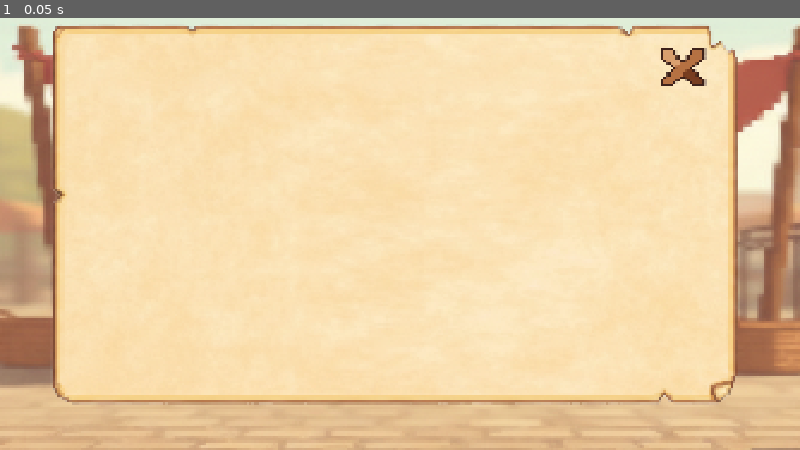
Above: before the commit, frame 1.
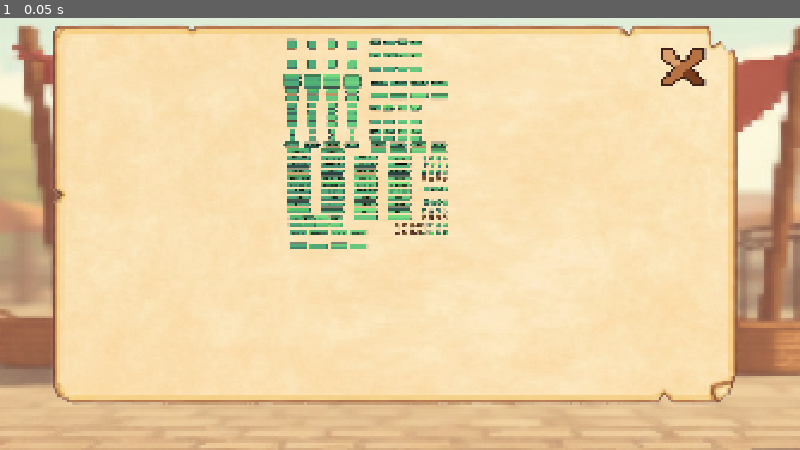
Above: after the commit, the same moment.

Repository: Tmkantichaaaa03/vmarket_game
Game: Godot game, scene res://vmarket_game/shipping_address.tscn
The game is run twice, just before and just after one commit, with the same random seed, the same clock (stepped at 60 frames per second) and the same inputs. This scene is started directly instead of the project's main scene.
Inputs:
- Up to frame 1 (0.05 s): no input

The runs differ from the first frame. In frame 1, 4.1% of the frame differs, in the area x 35-56%, y 4-54%.

Commit message:
บบบ

Diff:
--- a/vmarket_game/shipping_address.tscn
+++ b/vmarket_game/shipping_address.tscn
@@ -4,6 +4,7 @@
 [ext_resource type="Texture2D" uid="uid://dus1dus681mxo" path="res://vmarket_game/map/ของตกแต่ง/Gemini_Generated_Image_6bsbq26bsbq26bsb.png" id="2_7j2jn"]
 [ext_resource type="Texture2D" uid="uid://chb1i430on2fb" path="res://vmarket_game/image/Pokecut_1768163041145.png" id="2_qw60h"]
 [ext_resource type="Texture2D" uid="uid://b7rlciysfwuxd" path="res://vmarket_game/map/UI/Pokecut_1770020736309.png" id="4_7j2jn"]
+[ext_resource type="Texture2D" uid="uid://cipvuxe3o1kau" path="res://vmarket_game/map/UI/Buttons.png" id="5_lewu3"]
 
 [node name="Shipping_address" type="Control" unique_id=1622568055]
 layout_mode = 3
@@ -33,3 +34,7 @@
 position = Vector2(1691, 164)
 scale = Vector2(0.15, 0.13)
 texture = ExtResource("4_7j2jn")
+
+[node name="Buttons" type="Sprite2D" parent="." unique_id=1918726793]
+position = Vector2(929, 350)
+texture = ExtResource("5_lewu3")
